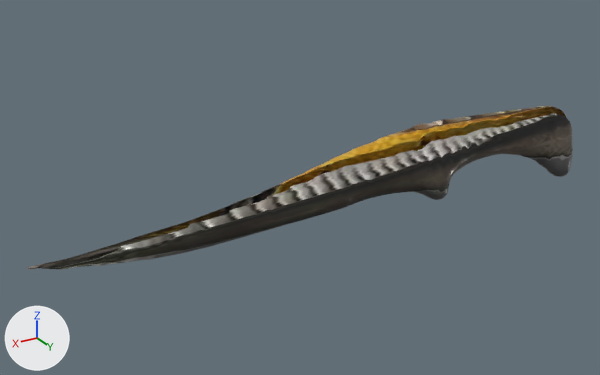
Two versions of the glTF model public/models/alkafeel/kfl-2177.glb, one commit apart.
Before and after are seen from a 50 mm lens placed at (0.68, 0.995, 0.515), pointed at (0.061, -0.037, -0.001). Arrows for +X, +Y and +Z are at lower left; the lights stay in place. The first picture is the older version.

In view in the first picture: 'geometry_0'.
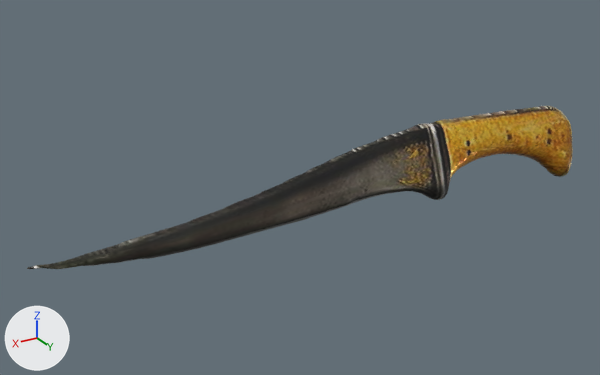
What changed in the scene script:
```text
Add mat_alkafeel_watertight_pbr:
    mat_alkafeel_watertight_pbr = bpy.data.materials.new('AlKafeel_Watertight_PBR')
    # uses the picture img_image_0
    # uses the picture img_image_1
    # uses the picture img_image_2
Change me_geometry_0:
    used by ob_geometry_0; location = (0.0, 0.0, 0.0)
    remove me_geometry_0.from_pydata(...)  # 4429 vertices, 8200 faces; spans x -0.498..0.493, y -0.041..0.042, z -0.07..0.07
    add me_geometry_0.from_pydata(...)  # 4102 vertices, 8200 faces; spans x -0.497..0.493, y -0.041..0.042, z -0.07..0.07
    me_geometry_0 part 1: 788 vertices moved from x -0.497..0.48, y -0.014..0.016, z -0.06..0.063 to x -0.496..0.479, y -0.013..0.016, z -0.059..0.062; 608 vertices removed from x -0.498..0.477, y -0.01..0.011, z -0.057..0.062; 281 vertices added at x -0.497..0.473, y -0.009..0.005, z -0.049..0.061
    me_geometry_0 part 2: 6941 kept faces spanning x -0.496..0.493, y -0.041..0.042, z -0.07..0.07 get new texture (UV) coordinates
    me_geometry_0 part 3: 7015 faces spanning x -0.496..0.493, y -0.041..0.042, z -0.07..0.07 switch from mat_alkafeel_hd_pbr to mat_alkafeel_watertight_pbr
```

Changed parts and their boxes (x1, y1, x2, y2) in the pictures (600 x 375 px; the box of a moved part takes in the faces that stretch with it):
'geometry_0', reshaped: before (27, 106, 573, 270); after (27, 106, 573, 269)
part 1 of me_geometry_0, moved or reshaped: before (33, 106, 572, 270); after (34, 106, 571, 269)
part 2 of me_geometry_0, surface changed: (27, 106, 573, 269) in both
part 3 of me_geometry_0, recoloured: (27, 106, 573, 269) in both
